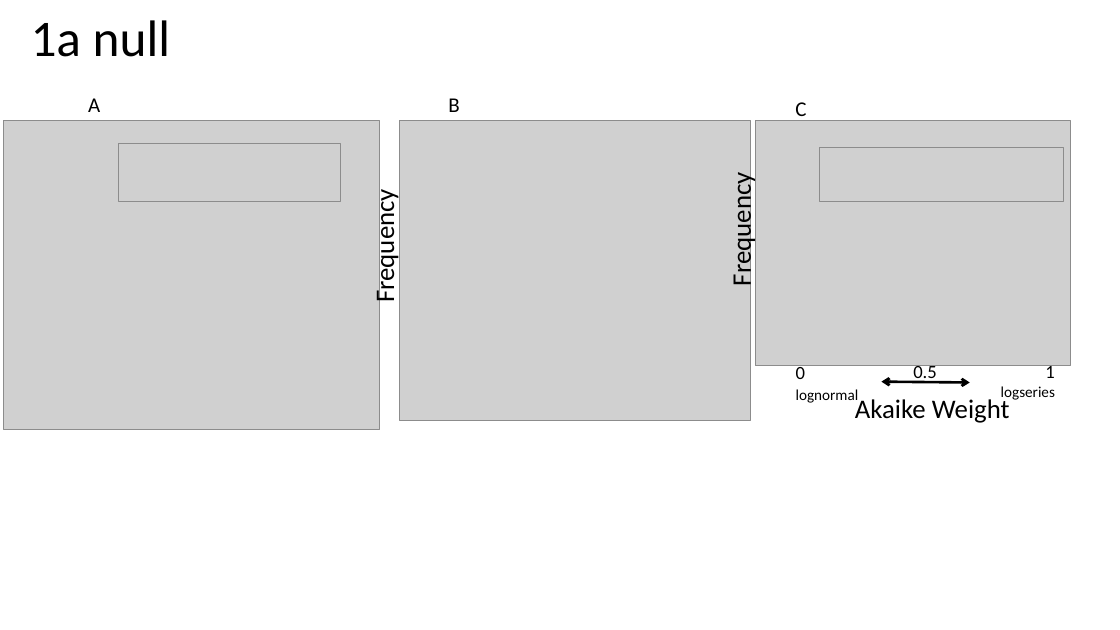
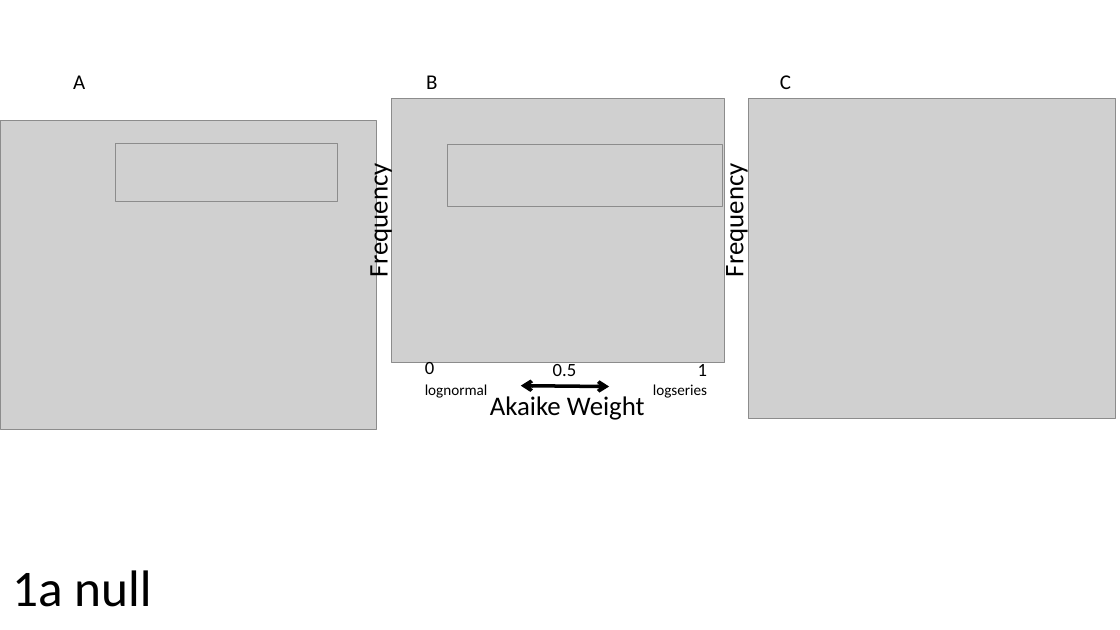
Before and after one commit to hurlbertlab/core-transient, a slide deck: slide 14 of output/plots/all_figs_with_legends.pptx. Drawn at 1120x630 pixels with LibreOffice and Linux fonts; fonts in the diff are those of the drawing; grey boxes stand for pictures. Boxes give left, top, right and bottom in pixels: in the first picture for what was removed or moved away, otherwise in the second. Text is boxed around its words. In the diff, an @@ line names an element or a change of style, - is before the commit and + after.

Commit message:
fixing null mod hists

```diff
--- a/output/plots/all_figs_with_legends.pptx
+++ b/output/plots/all_figs_with_legends.pptx
@@ text "A": place and size @@
-text "A" at (88,98,100,112)
+text "A" at (73,75,85,89)
@@ text "B": place and size @@
-text "B" at (448,98,459,112)
+text "B" at (426,75,437,89)
@@ text "C" rewrapped from (795,102,806,122) to (780,75,791,89) @@
@@ picture: place and size @@
-picture at (400,121,751,420)
+picture at (392,98,724,362)
@@ picture: place and size @@
-picture at (755,121,1070,366)
+picture at (749,98,1117,418)
@@ picture: place and size @@
-picture at (3,121,380,429)
+picture at (0,121,376,429)
@@ picture: place and size @@
-picture at (119,144,341,201)
+picture at (115,144,337,201)
@@ picture added at (448,145,723,207) @@
@@ text "Frequency": place and size @@
-text "Frequency" at (725,183,758,283)
+text "Frequency" at (718,174,751,274)
@@ picture removed at (820,148,1064,202) @@
@@ text "Frequency": place and size @@
-text "Frequency" at (369,200,402,300)
+text "Frequency" at (362,174,395,274)
@@ text "0": place and size @@
-text "0" at (796,364,859,403)
+text "0" at (425,362,488,398)
@@ text "0.5": place and size @@
-text "0.5" at (913,365,937,383)
+text "0.5" at (553,361,577,376)
@@ text "1": place and size @@
-text "1" at (1001,363,1055,402)
+text "1" at (653,361,707,398)
@@ text "Akaike Weight": place and size @@
-text "Akaike Weight" at (855,396,1010,423)
+text "Akaike Weight" at (490,396,645,420)
@@ double arrow moved from (881, 381) - (970, 382) to (521, 386) - (609, 386) @@
@@ double arrow (521, 386) - (609, 386): stroke #000000 2.25 pt to #000000 3 pt @@
@@ title "1a null": place and size @@
-title "1a null" at (31,20,170,57)
+title "1a null" at (12,570,151,607)
```
Also in this commit, not shown: 3 other files.
